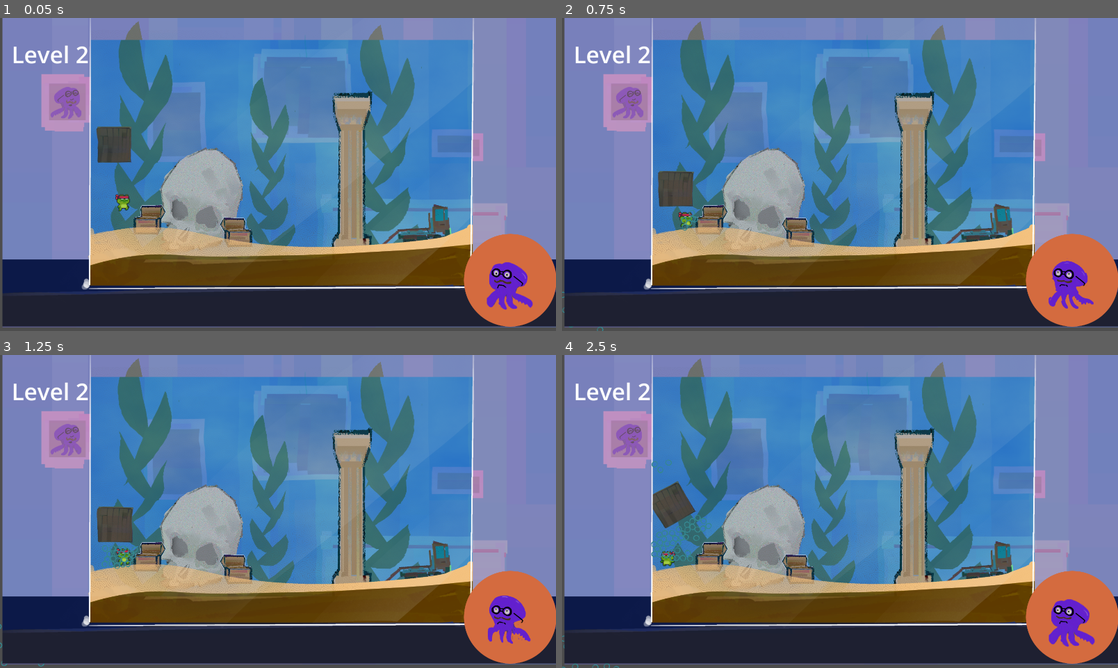
Above: before the commit, frames 1-4 (two rows, left to right).
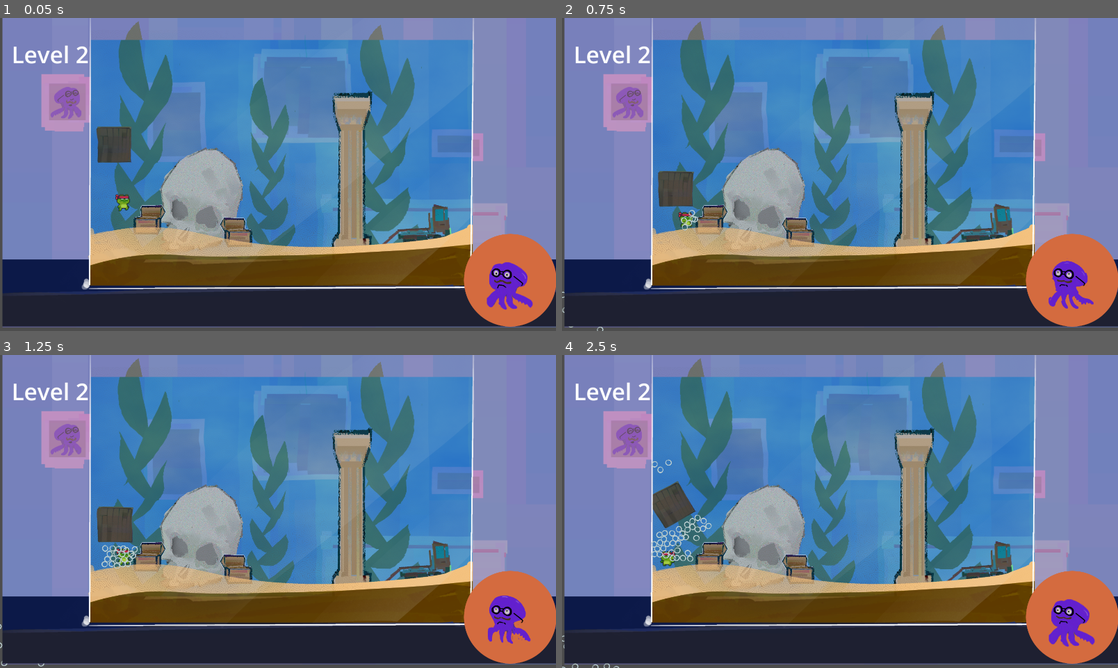
Above: after the commit, the same moments.

Repository: pR1smPrime/BikiniTop25
Game: Godot game, scene res://scenes/levels/level2.tscn
Two runs of this game, one before a commit and one after it. Both use one fixed random seed, a clock stepped at 60 frames per second and the inputs below. This scene is started directly instead of the project's main scene. The engine's default icon, where the game draws it, is replaced by a stand-in: a white triangle on a blue panel in a dark square.
Inputs (mouse positions are in pixels of both pictures, inside the frame that each line leads up to):
- Up to frame 1 (0.05 s): no input
- Up to frame 2 (0.75 s): move the mouse to (812, 237) at 0.52 s; press the mouse at (812, 237) at 0.53 s; hold D (right) from 0.53 s (still down)
- Up to frame 3 (1.25 s): keep holding D (right); tap W (jump) at 0.77 s
- Up to frame 4 (2.5 s): move the mouse to (1006, 558) at 1.27 s; release the mouse at (1006, 558) at 1.28 s; click (1006, 558) at 1.35 s; tap W (jump) at 1.52 s; move the mouse to (673, 464) at 2.02 s; release D (right) at 2.03 s; press the mouse at (673, 464) at 2.03 s; hold A (left) from 2.03 s (still down)

Frame 1 is identical in both runs. In frame 2, less than 0.1% of the frame differs, in the area x 0-25%, y 61-100%; in frame 3, 0.2%; in frame 4, 0.5%, in the area x 0-27%, y 33-100%.

Commit message:
fixed color

Diff:
--- a/scenes/bubble_projectile/bubble.tscn
+++ b/scenes/bubble_projectile/bubble.tscn
@@ -1,7 +1,7 @@
 [gd_scene load_steps=12 format=3 uid="uid://uwv874ruxu87"]
 
 [ext_resource type="Script" path="res://scenes/bubble_projectile/bubble.gd" id="1_8t61x"]
-[ext_resource type="Texture2D" uid="uid://dm0n2be4vhfgg" path="res://assets/art/spritesFX/tx_fx_bubbles_5f.png" id="1_ltcru"]
+[ext_resource type="Texture2D" uid="uid://bbxov0wtae6fc" path="res://assets/art/spritesFX/blub_01.png" id="2_wc2kg"]
 [ext_resource type="AudioStream" uid="uid://ey2kqbuefmfn" path="res://assets/sounds/SFX/Flup1.wav" id="3_8ky5m"]
 [ext_resource type="AudioStream" uid="uid://b4y27hmupm4ib" path="res://assets/sounds/SFX/Flup2.wav" id="4_8y8fe"]
 [ext_resource type="AudioStream" uid="uid://g0wehxoylmwe" path="res://assets/sounds/SFX/Flup3.wav" id="5_oaoie"]
@@ -38,7 +38,7 @@
 
 [node name="Sprite2D" type="Sprite2D" parent="."]
 scale = Vector2(0.52, 0.44)
-texture = ExtResource("1_ltcru")
+texture = ExtResource("2_wc2kg")
 
 [node name="TimeToPop" type="Timer" parent="."]
 wait_time = 2.277
Binary file changed: assets/art/spritesFX/blub_01.png
Binary file changed: assets/art/spritesFX/blub_02.png
Binary file changed: assets/art/spritesFX/blub_03.png
Binary file changed: assets/art/spritesFX/blub_04.png
Binary file changed: assets/art/spritesFX/blub_05.png
Not shown: 1 places in scenes/mainmenue/main_menu.tres that only renumber resources
